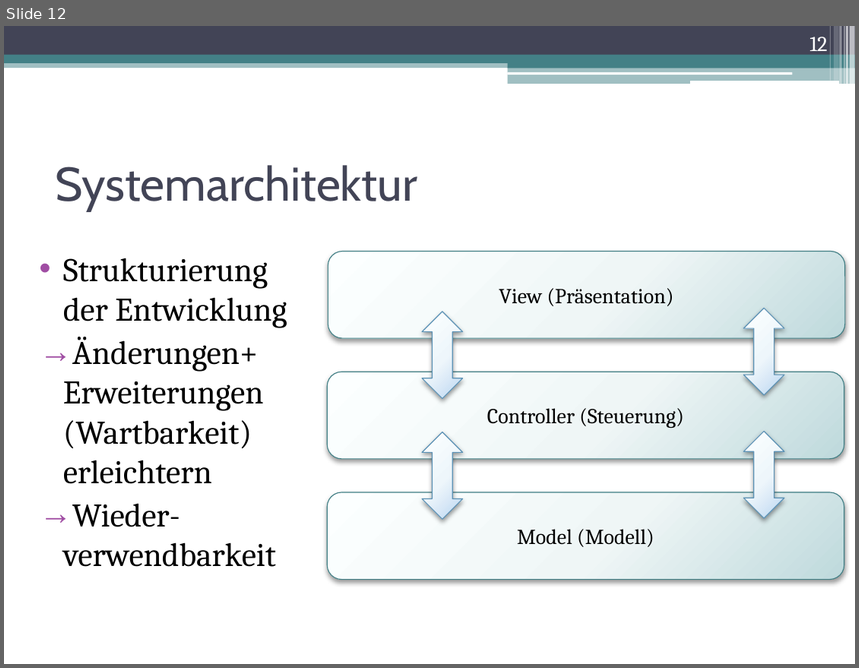
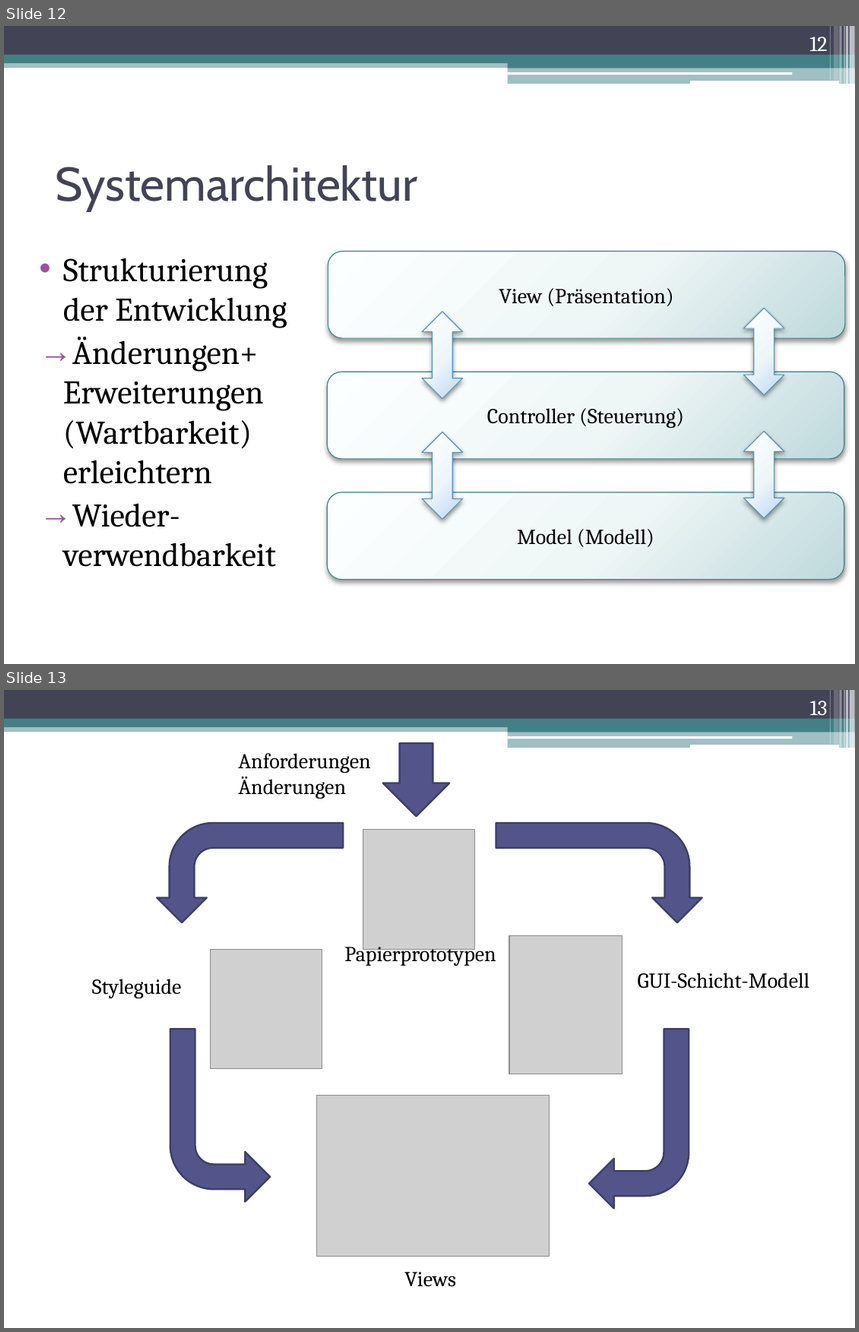
Before and after one commit to DanJoeHa/Fallstudie, a slide deck: Projektmanagement/Abschlusspräsentation.pptx. Shown one above the other, each under a label of ours: slide 12 before the commit, slides 12 and 13 after it. The pictures are 859x668 and 859x1332 pixels, drawn with LibreOffice and Linux fonts; fonts in the diff are those of the drawing; grey boxes stand for pictures; background and template pictures are left out. Boxes give left, top, right and bottom in pixels: in the first picture for what was removed or moved away, otherwise in the second. Text is boxed around its words. In the diff, an @@ line names an element or a change of style, - is before the commit and + after.

Commit message:
wasserzeichen drin; nun views in mehreren folien

```diff
--- a/Projektmanagement/Abschlusspräsentation.pptx
+++ b/Projektmanagement/Abschlusspräsentation.pptx
@@ slide 13 added at box(4, 690, 855, 1328), background #FFFFFF; not listed: 13 template elements that a slide beside it also shows @@
@@ page number added at box(810, 701, 828, 720), 18 pt, text #FFFFFF @@
+13
@@ text added at box(238, 753, 370, 799), 18 pt, text #000000 @@
+Anforderungen
+Änderungen
@@ right arrow added at box(382, 742, 449, 816), fill #53548A, outline #3D3E66 1.5 pt @@
@@ bent arrow added at box(156, 823, 343, 923), fill #53548A, outline #3D3E66 1.5 pt @@
@@ bent arrow added at box(496, 823, 702, 923), fill #53548A, outline #3D3E66 1.5 pt @@
@@ picture added at box(363, 830, 474, 950) @@
@@ picture added at box(509, 936, 623, 1074) @@
@@ picture added at box(210, 950, 322, 1070) @@
@@ text added at box(344, 942, 496, 966), 18 pt, text #000000 @@
+Papierprototypen
@@ text added at box(92, 979, 182, 999), 18 pt, text #000000 @@
+Styleguide
@@ text added at box(638, 973, 810, 989), 18 pt, text #000000 @@
+GUI-Schicht-Modell
@@ bent arrow added at box(170, 1029, 269, 1201), fill #53548A, outline #3D3E66 1.5 pt @@
@@ bent arrow added at box(590, 1029, 690, 1208), fill #53548A, outline #3D3E66 1.5 pt @@
@@ picture added at box(316, 1096, 549, 1257) @@
@@ text added at box(405, 1272, 456, 1287), 18 pt, text #000000 @@
+Views
```
Also in this commit, not shown: 2 slides changed, 2 other slides added, 1 slide removed.
